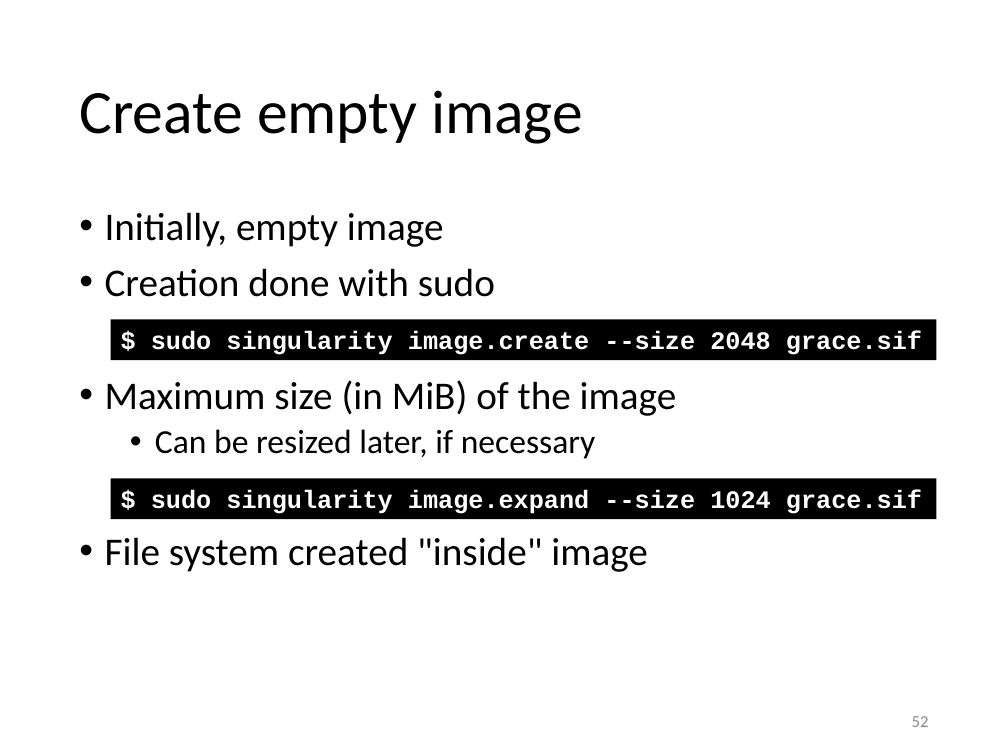
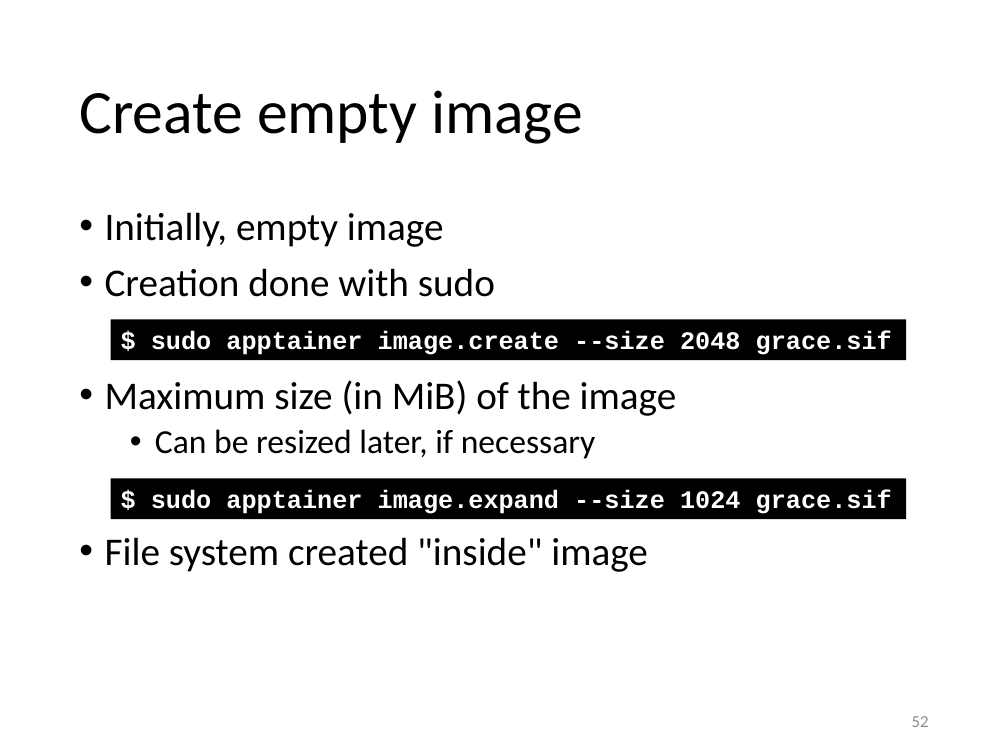
Before and after one commit to gjbex/Containers-for-HPC, a slide deck: slide 52 of containers_for_hpc.pptx. Drawn at 1008x756 pixels with LibreOffice and Linux fonts; fonts in the diff are those of the drawing. Boxes give left, top, right and bottom in pixels: in the first picture for what was removed or moved away, otherwise in the second. Text is boxed around its words. In the diff, an @@ line names an element or a change of style, - is before the commit and + after.

Commit message:
Update for apptainer, slurm

```diff
--- a/containers_for_hpc.pptx
+++ b/containers_for_hpc.pptx
@@ rectangle "$ sudo apptainer image.create --size ..." resized from (x1=111, y1=320, x2=936, y2=360) to (x1=111, y1=320, x2=906, y2=360) @@
@@ text in rectangle at (x1=151, y1=331, x2=892, y2=355): text changed @@
-$ sudo singularity image.create --size 2048 grace.sif
+$ sudo apptainer image.create --size 2048 grace.sif
@@ rectangle "$ sudo apptainer image.expand --size ..." resized from (x1=111, y1=479, x2=936, y2=519) to (x1=111, y1=479, x2=906, y2=519) @@
@@ text in rectangle at (x1=151, y1=490, x2=892, y2=514): text changed @@
-$ sudo singularity image.expand --size 1024 grace.sif
+$ sudo apptainer image.expand --size 1024 grace.sif
```
Also in this commit, not shown: 21 other slides changed.
